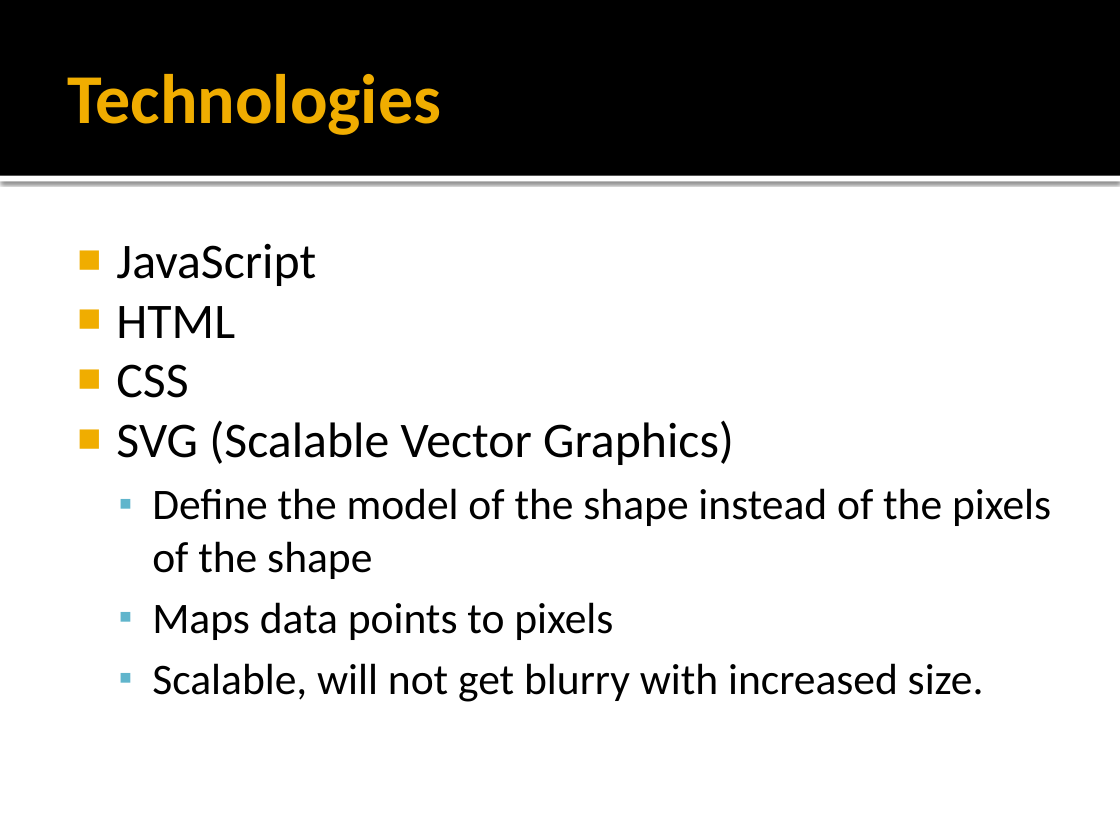
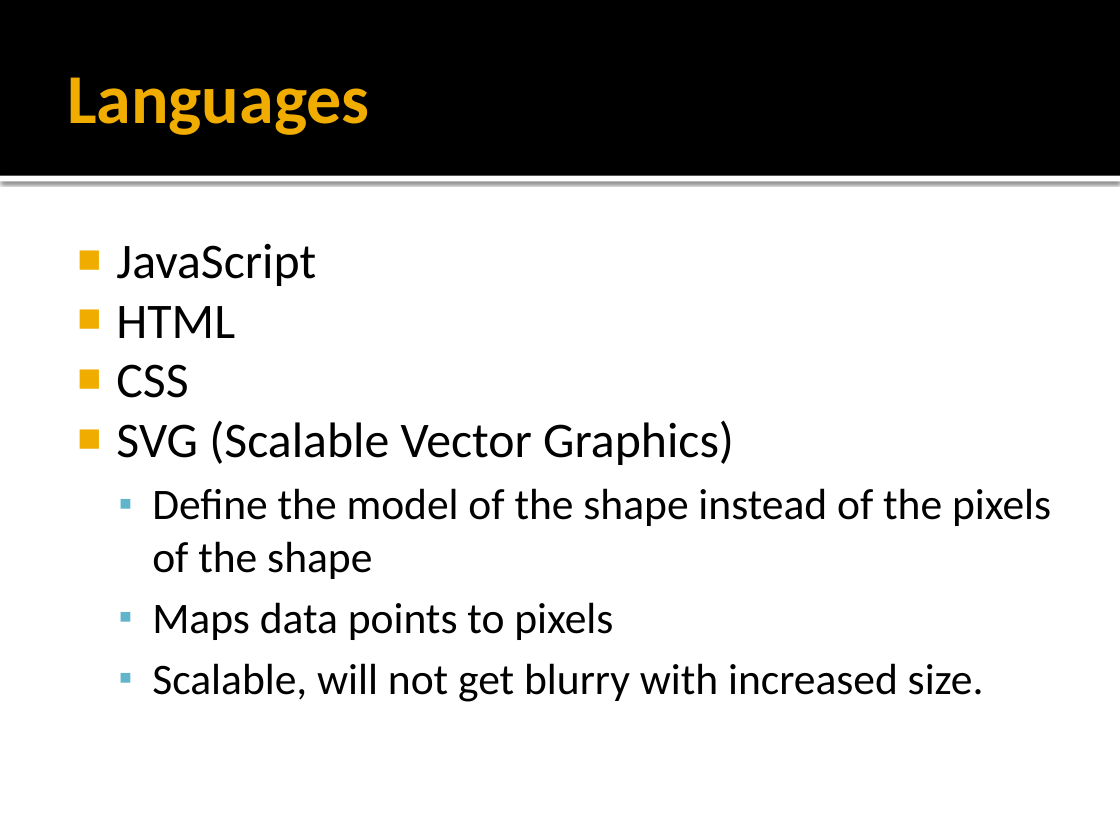
Before and after one commit to cjkb90/D3-Demo, a slide deck: slide 3 of d3.pptx. Drawn at 1120x840 pixels with LibreOffice and Linux fonts; fonts in the diff are those of the drawing. Boxes give left, top, right and bottom in pixels: in the first picture for what was removed or moved away, otherwise in the second. Text is boxed around its words. In the diff, an @@ line names an element or a change of style, - is before the commit and + after.

Commit message:
Final version

```diff
--- a/d3.pptx
+++ b/d3.pptx
@@ title at [67, 77, 369, 135]: text changed @@
-Technologies
+Languages
```
